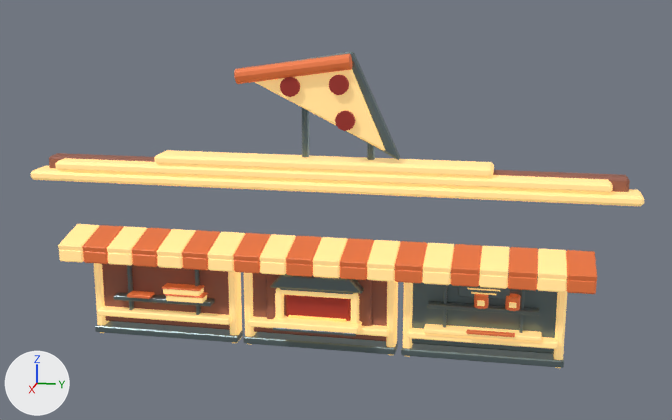
One commit to the Blender file assets/source/blender/rain_city_slice_landmark.blend: the scene before it, then after it.
Both versions are drawn from a camera (50 mm lens) standing at (16.32, 41.68, 9.12) and looking at (-5.05, 37.41, 3.78). The axes (+X, +Y, +Z) are drawn at lower left. The lights are the same throughout. The older version comes first.

The first picture shows 'Slice_RC_HarbourSteel_Batch', 'Slice_RC_RainBrick_Batch', 'Slice_SL_BakedEnamel_Batch', 'Slice_SL_CreamEnamel_Batch', 'Slice_SL_PepperEnamel_Batch', 'Slice_SL_ShelterGlow_Batch'.
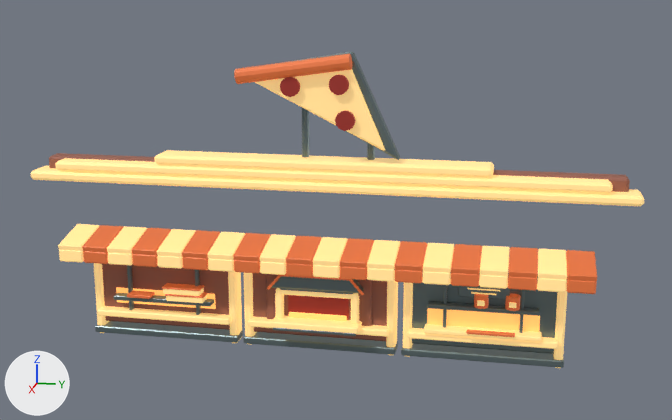
Commit message: Restore Slice oven silhouette and shelter warmth

Where the newer file only moved an object's origin or applied its transform, the numbers keep the older frame.

The change, as a list of edits to the scene's bpy script:
```text
Change me_cube_002:
    used by ob_slice_sl_shelterglow_batch; location = (-4.93, 41.0, 2.19)
    remove me_cube_002.from_pydata(...)  # 96 vertices, 104 faces; spans x -0.03..0.23, y -9.62..1.62, z -1.12..0.05
    add me_cube_002.from_pydata(...)  # 112 vertices, 116 faces; spans x -0.03..0.18, y -9.62..1.62, z -1.12..0.05
    me_cube_002 part 1: a new loose piece, a box spanning x -0.023..0.002, y -1.325..1.325, z -1.11..-0.71, in mat_sl_shelterglow (orange #ffb865, glowing orange #ffb865)
    me_cube_002 part 2: a new loose piece, a box spanning x -0.023..0.002, y -9.325..-6.675, z -1.11..-0.71, in mat_sl_shelterglow (orange #ffb865, glowing orange #ffb865)
    me_cube_002 part 3: the loose piece of 24 vertices spanning x 0.17..0.23, y -4.72..-3.28, z -1.12..-1.06 is scaled about its middle by (1, 1, 2.49), then moved by (-0.05, 0.0, 0.03)
Change me_cylinder:
    used by ob_slice_sl_bakedenamel_batch; location = (-4.8, 41.68, 1.82); rotation_euler = (0.0, 0.0, 3.142), in degrees (0, 0, 180)
    verts and faces of me_cylinder; kept vertices keep their numbers, new ones are numbered from 640
    remove me_cylinder.from_pydata(...)  # 640 vertices, 662 faces; spans x -0.57..0.55, y -1.81..10.52, z -0.75..5.71
    add me_cylinder.from_pydata(...)  # 676 vertices, 686 faces; spans x -0.57..0.55, y -1.81..10.52, z -0.75..5.71
    me_cylinder part 4: a new loose piece, a 6-sided cylinder along y spanning x -0.32..-0.26, y 3.83..5.53, z 0.375..0.445, in mat_sl_bakedenamel (orange #dd6f3c, glowing orange #dd6f3c)
    me_cylinder part 5
    add verts[640] = (-0.29, 3.48, 0.06)  # pixel (364, 294)
    add verts[641] = (-0.32, 3.5, 0.05)  # pixel (363, 294)
    add verts[642] = (-0.32, 3.52, 0.03)  # pixel (362, 295)
    add verts[643] = (-0.29, 3.54, 0.02)  # pixel (361, 295)
    add verts[644] = (-0.26, 3.52, 0.03)  # pixel (362, 294)
    add verts[645] = (-0.26, 3.5, 0.05)  # pixel (363, 294)
    add for new, old in zip([*range(646, 652)], [*range(640, 646)]): verts[new] = verts[old] + (0.0, 0.32, 0.37)
    add faces += [(640, 646, 647, 641), (641, 647, 648, 642), (642, 648, 649, 643), (643, 649, 650, 644), (646, 651, 650, 649, 648, 647), (644, 650, 651, 645)]
    add faces += [(640, 645, 651, 646), (640, 641, 642, 643, 644, 645)]
    me_cylinder part 6
    add verts[652] = (-0.29, 5.56, 0.43)  # pixel (279, 274)
    add verts[653] = (-0.32, 5.54, 0.42)  # pixel (279, 274)
    add verts[654] = (-0.32, 5.52, 0.4)  # pixel (280, 275)
    add verts[655] = (-0.29, 5.5, 0.39)  # pixel (281, 275)
    add verts[656] = (-0.26, 5.52, 0.4)  # pixel (281, 275)
    add verts[657] = (-0.26, 5.54, 0.42)
    add for new, old in zip([*range(658, 664)], [*range(652, 658)]): verts[new] = verts[old] + (0.0, 0.32, -0.37)
    add faces += [(652, 658, 659, 653), (653, 659, 660, 654), (654, 660, 661, 655), (655, 661, 662, 656), (658, 663, 662, 661, 660, 659), (656, 662, 663, 657)]
    add faces += [(652, 657, 663, 658), (652, 653, 654, 655, 656, 657)]
```

What differs and where, as boxes (x1, y1, x2, y2) in the pictures (672 x 420 px; the box of a moved part takes in the faces that stretch with it):
'Slice_SL_ShelterGlow_Batch', reshaped (mostly hidden before): before (288, 277, 451, 322); after (116, 277, 540, 332)
part 1 of me_cube_002, added (orange): after (427, 308, 540, 332)
part 2 of me_cube_002, added (orange): after (116, 287, 216, 309)
part 3 of me_cube_002, moved or reshaped: before (288, 315, 346, 322); after (289, 312, 347, 321)
part 4 of me_cylinder, added: after (280, 274, 350, 281)
part 5 of me_cylinder, added: after (349, 279, 364, 295)
part 6 of me_cylinder, added: after (267, 275, 281, 290)
